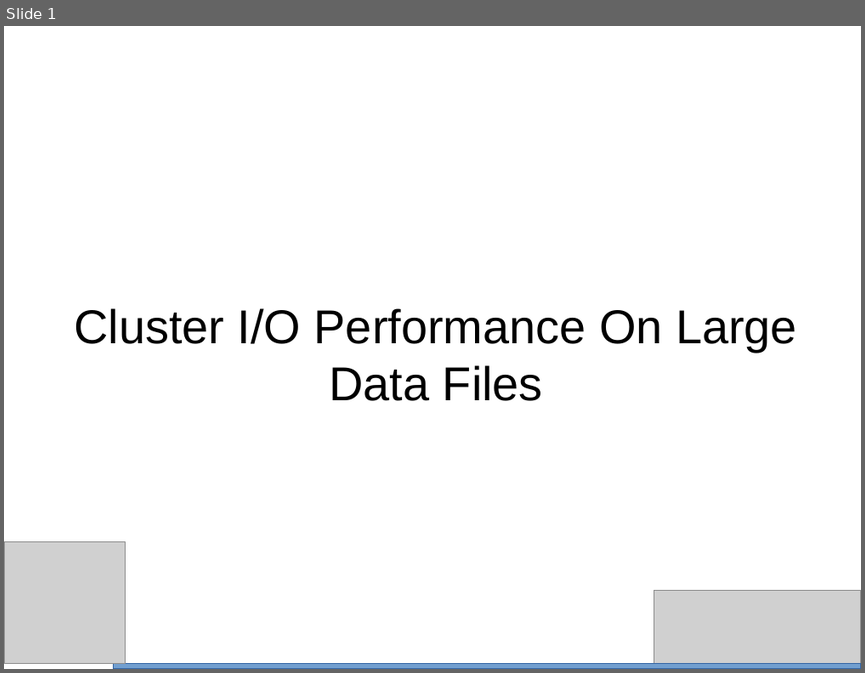
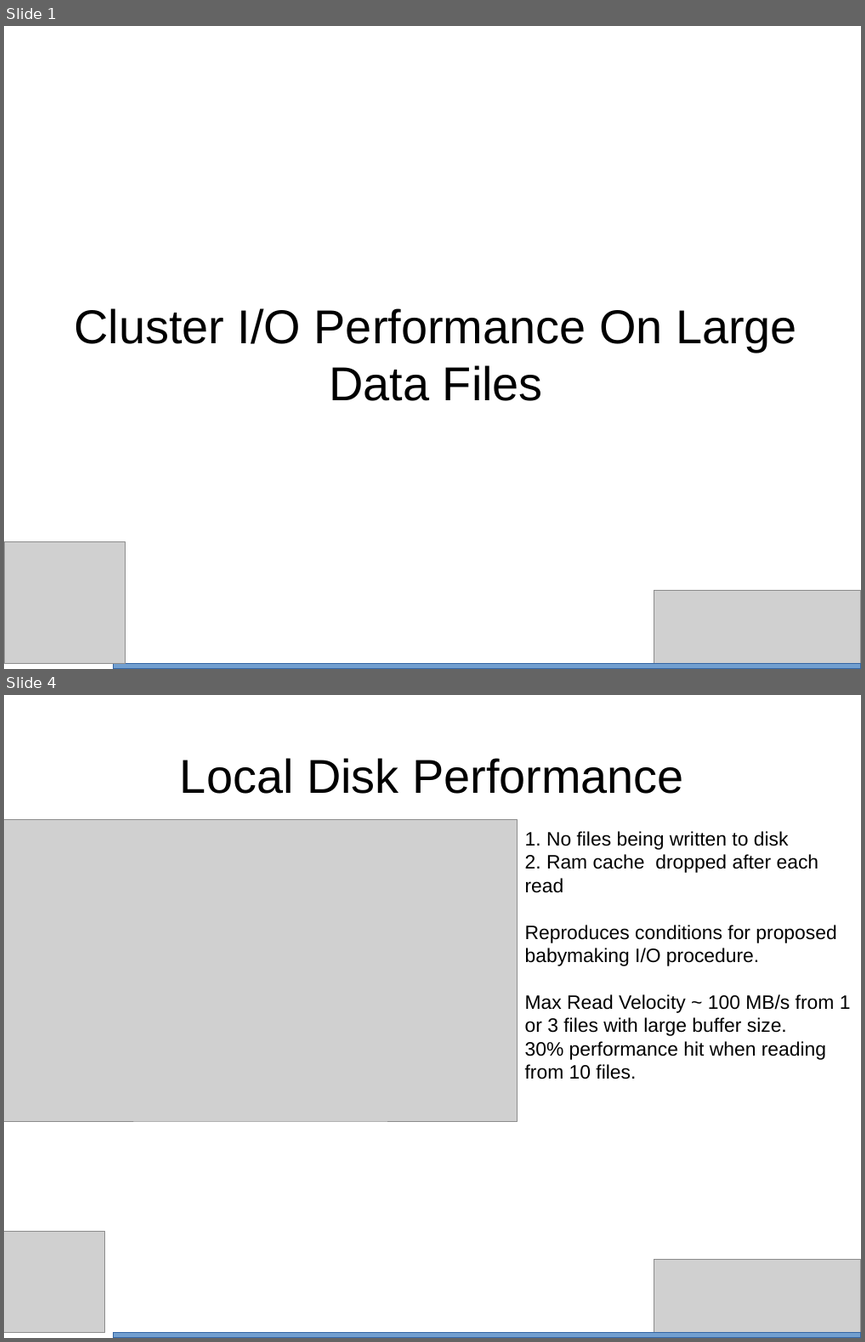
Before and after one commit to bth5032/CMS, a slide deck: Summer_2015/IOHeavyCI/Results/Powerpoint/performance.odp. Shown one above the other, each under a label of ours: slide 1 before the commit, slides 1 and 4 after it; the slides between them are not shown. The pictures are 865x673 and 865x1342 pixels, drawn with LibreOffice and Linux fonts; fonts in the diff are those of the drawing; grey boxes stand for pictures. Boxes give left, top, right and bottom in pixels: in the first picture for what was removed or moved away, otherwise in the second. Text is boxed around its words. In the diff, an @@ line names an element or a change of style, - is before the commit and + after.

Commit message:
completed draft of performance powerpoint

```diff
--- a/Summer_2015/IOHeavyCI/Results/Powerpoint/performance.odp
+++ b/Summer_2015/IOHeavyCI/Results/Powerpoint/performance.odp
@@ slide 4 added at <box>4,695,861,1338</box>, background #FFFFFF @@
@@ title added at <box>180,758,684,794</box>, 44 pt, text #000000 @@
+Local Disk Performance
@@ picture added at <box>4,819,517,1121</box> @@
@@ text added at <box>525,831,851,1079</box>, 18 pt, text #000000 @@
+1. No files being written to disk
+2. Ram cache dropped after each read
+Reproduces conditions for proposed babymaking I/O procedure.
+Max Read Velocity ~ 100 MB/s from 1 or 3 files with large buffer size.
+30% performance hit when reading from 10 files.
@@ picture added at <box>4,1231,105,1333</box> @@
@@ picture added at <box>653,1259,861,1338</box> @@
@@ rectangle added at <box>113,1333,861,1338</box>, fill #729FCF, outline #3465A4 0 pt @@
```
Also in this commit, not shown: 1 slide changed, 9 other slides added, 1 other file.
